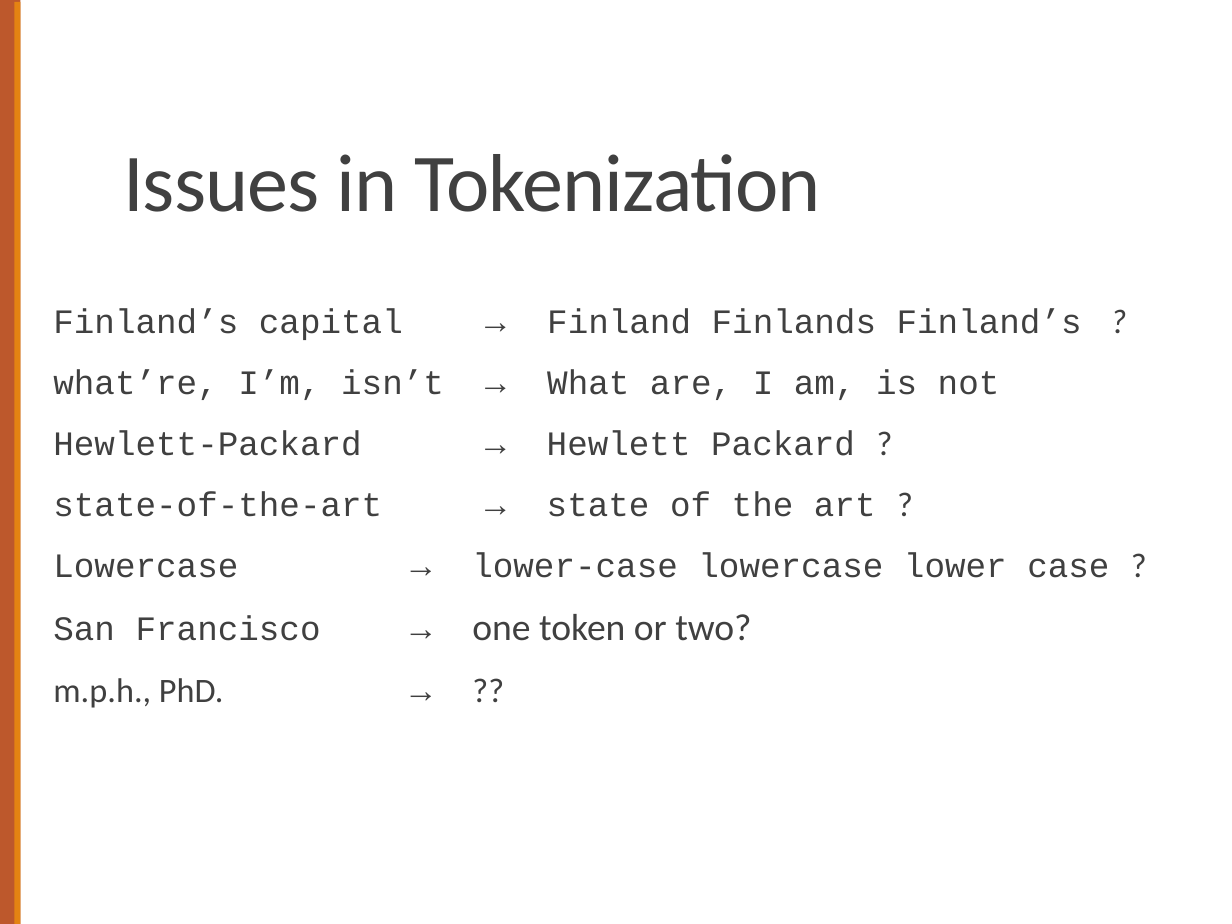
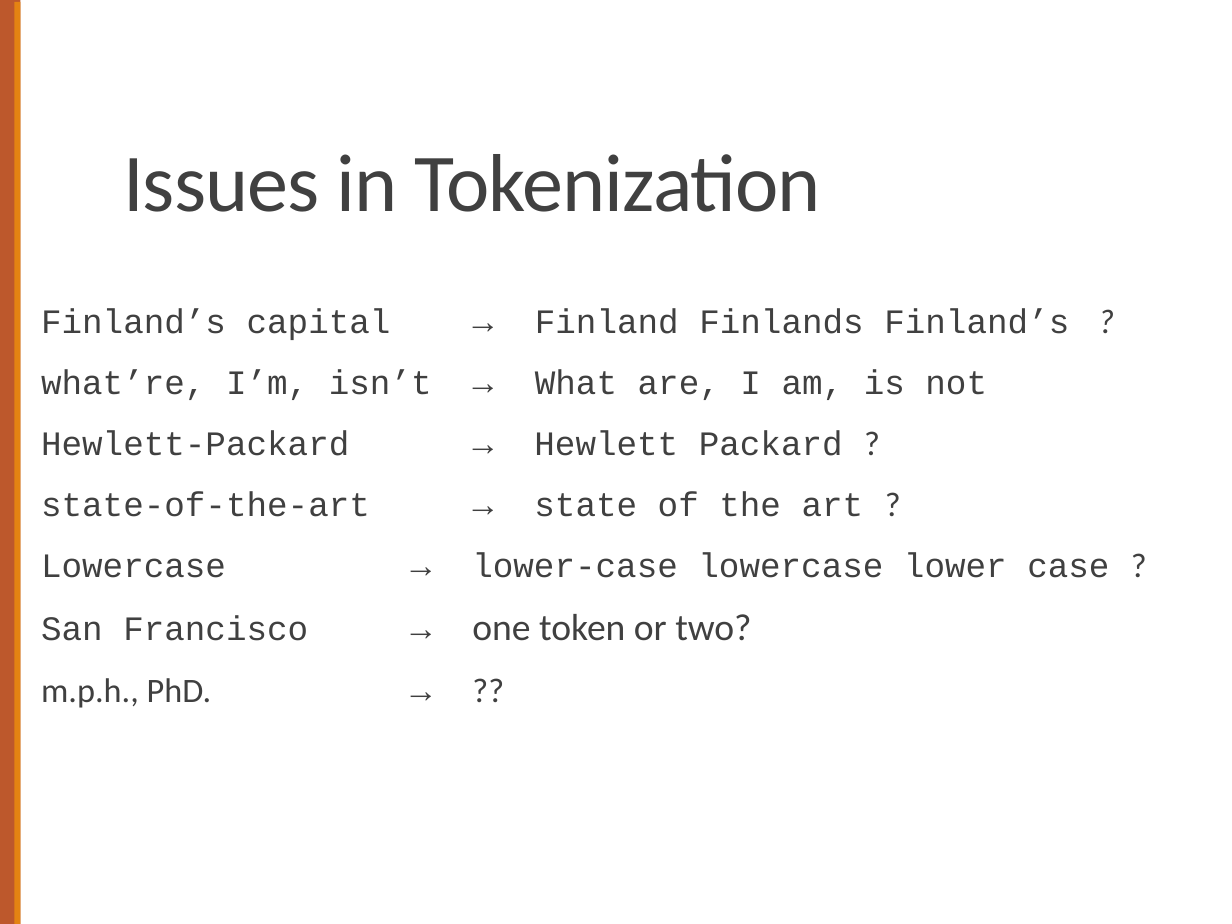
Before and after one commit to computational-linguistics-class/computational-linguistics-class.github.io, a slide deck: slide 33 of slides/02-text-processing.pptx (slide 37 before the commit). Drawn at 1232x924 pixels with LibreOffice and Linux fonts; fonts in the diff are those of the drawing. Boxes give left, top, right and bottom in pixels: in the first picture for what was removed or moved away, otherwise in the second. Text is boxed around its words. In the diff, an @@ line names an element or a change of style, - is before the commit and + after.

```diff
--- a/slides/02-text-processing.pptx
+++ b/slides/02-text-processing.pptx
@@ text "Finland’s capital → Finland Finlands ..." at box(41, 308, 1109, 708): bullet   to none @@
```
Also in this commit, not shown: 8 other slides changed, 3 slides added, 7 slides removed, 1 other file.
